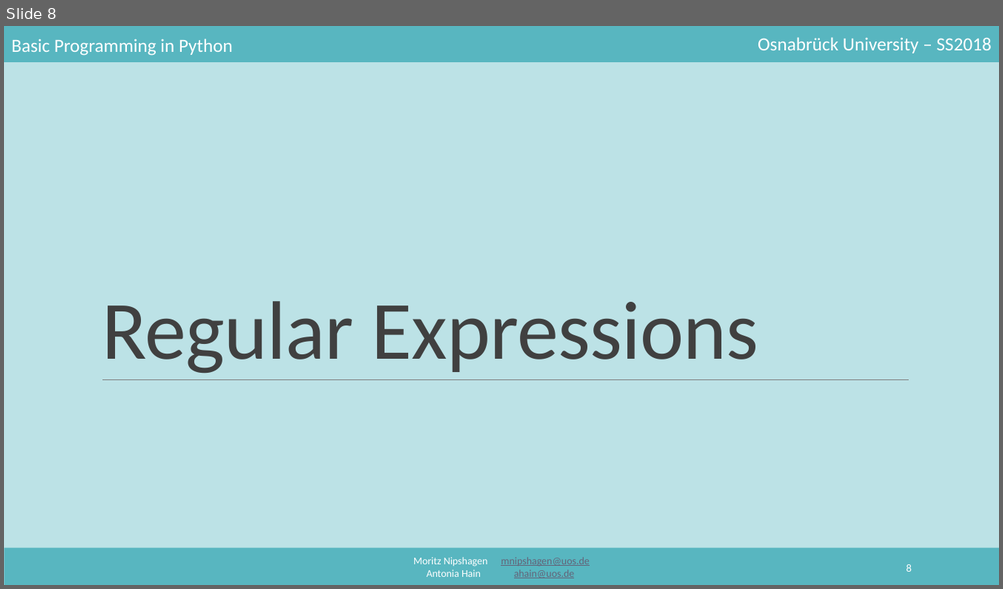
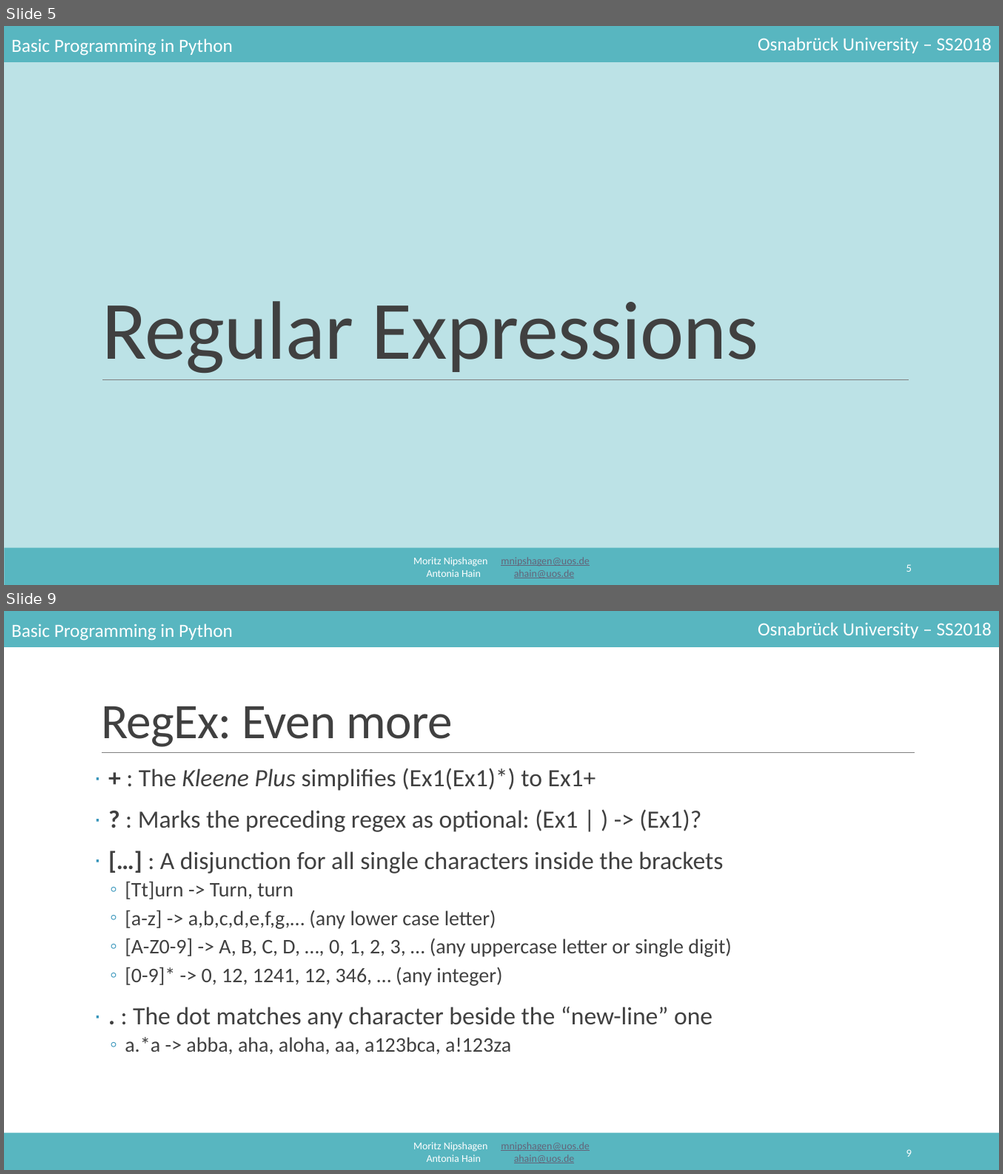
Before and after one commit to mnipshagen/monty, a slide deck: 2018/05/05_Strings_and_Regex.pptx. Shown one above the other, each under a label of ours: slide 8 before the commit, slides 5 and 9 after it; the slides between them are not shown. The pictures are 1003x589 and 1003x1174 pixels, drawn with LibreOffice and Linux fonts; fonts in the diff are those of the drawing. Boxes give left, top, right and bottom in pixels: in the first picture for what was removed or moved away, otherwise in the second. Text is boxed around its words. In the diff, an @@ line names an element or a change of style, - is before the commit and + after.

```diff
--- a/2018/05/05_Strings_and_Regex.pptx
+++ b/2018/05/05_Strings_and_Regex.pptx
@@ slide 9 added at [4, 611, 999, 1170], background #FFFFFF; not listed: 5 template elements that a slide beside it also shows @@
@@ title added at [101, 706, 452, 747], 48 pt, text #404040 @@
+RegEx: Even more
@@ line added from (102, 753) to (915, 753), #808080 0.5 pt @@
@@ text added at [125, 768, 731, 1055], 20 pt, text #404040 @@
+· + : The Kleene Plus simplifies (Ex1(Ex1)*) to Ex1+
+· ? : Marks the preceding regex as optional: (Ex1 | ) -> (Ex1)?
+· […] : A disjunction for all single characters inside the brackets
+  ◦ [Tt]urn -> Turn, turn
+  ◦ [a-z] -> a,b,c,d,e,f,g,… (any lower case letter)
+  ◦ [A-Z0-9] -> A, B, C, D, …, 0, 1, 2, 3, … (any uppercase letter or single digit)
+  ◦ [0-9]* -> 0, 12, 1241, 12, 346, … (any integer)
+· . : The dot matches any character beside the “new-line” one
+  ◦ a.*a -> abba, aha, aloha, aa, a123bca, a!123za
@@ page number added at [906, 1150, 911, 1157], 10.5 pt, text #FFFFFF @@
+9
@@ what was slide 8 is now slide 5 @@
@@ page number at [906, 565, 911, 572]: text changed @@
-8
+5
```
Also in this commit, not shown: 2 slides changed, 14 other slides added, 2 slides removed, 1 other file.
